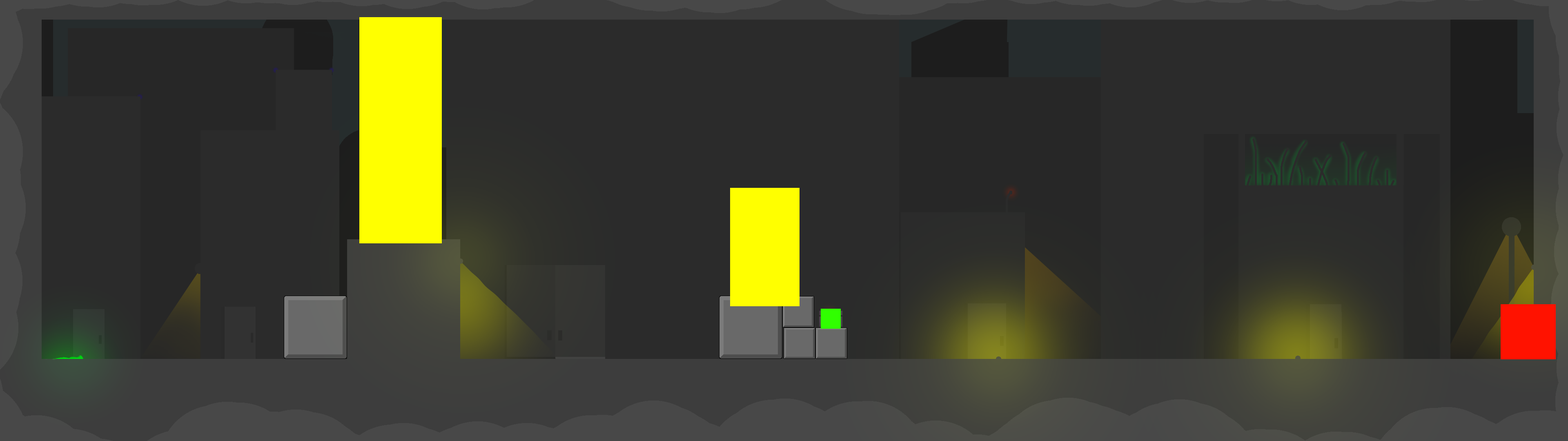
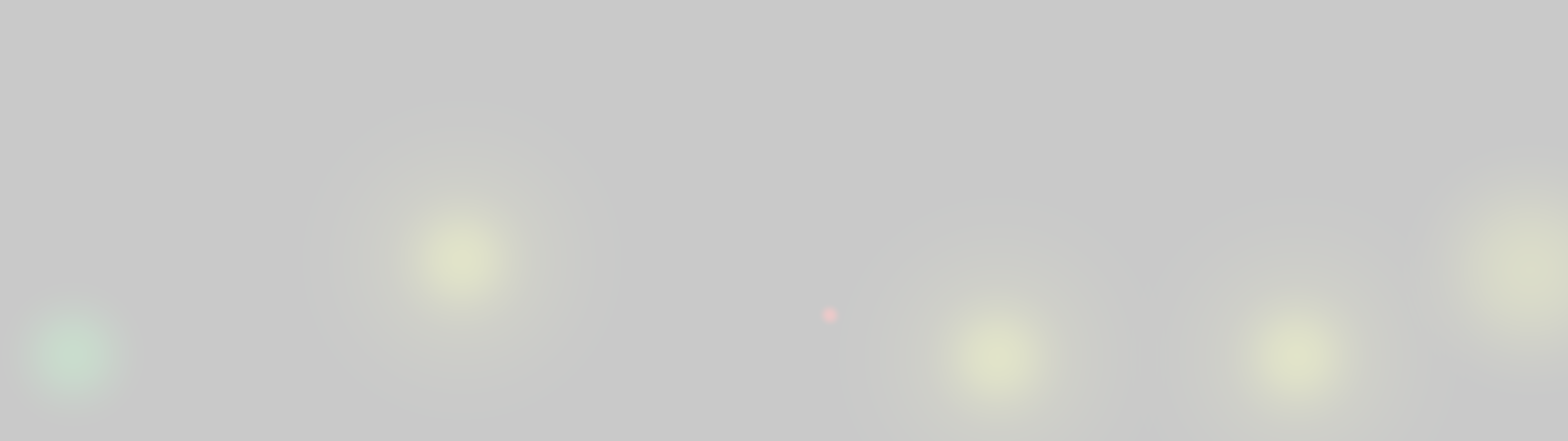
The second 1568 x 441 image is a revision of the first. Changes to its layers:
hid "Detector" over bbox(359, 17, 1556, 360)
hid "Layer" over bbox(0, 0, 1568, 441)
hid "Light" over bbox(5, 232, 1568, 441)
hid "Background", painted on it over bbox(0, 0, 1568, 441)
hid "Layer #1", painted on it over bbox(0, 0, 1568, 441)
